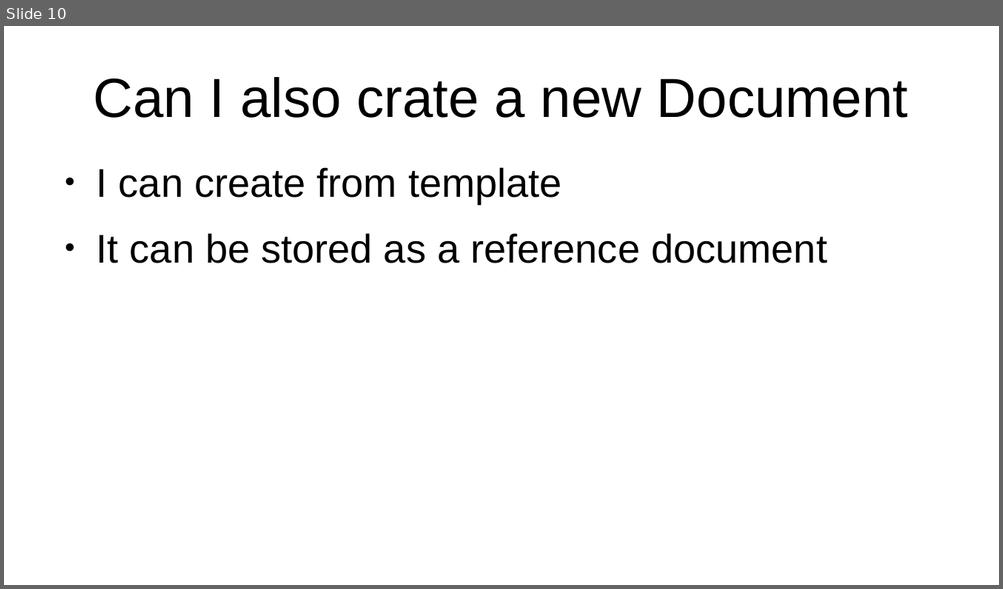
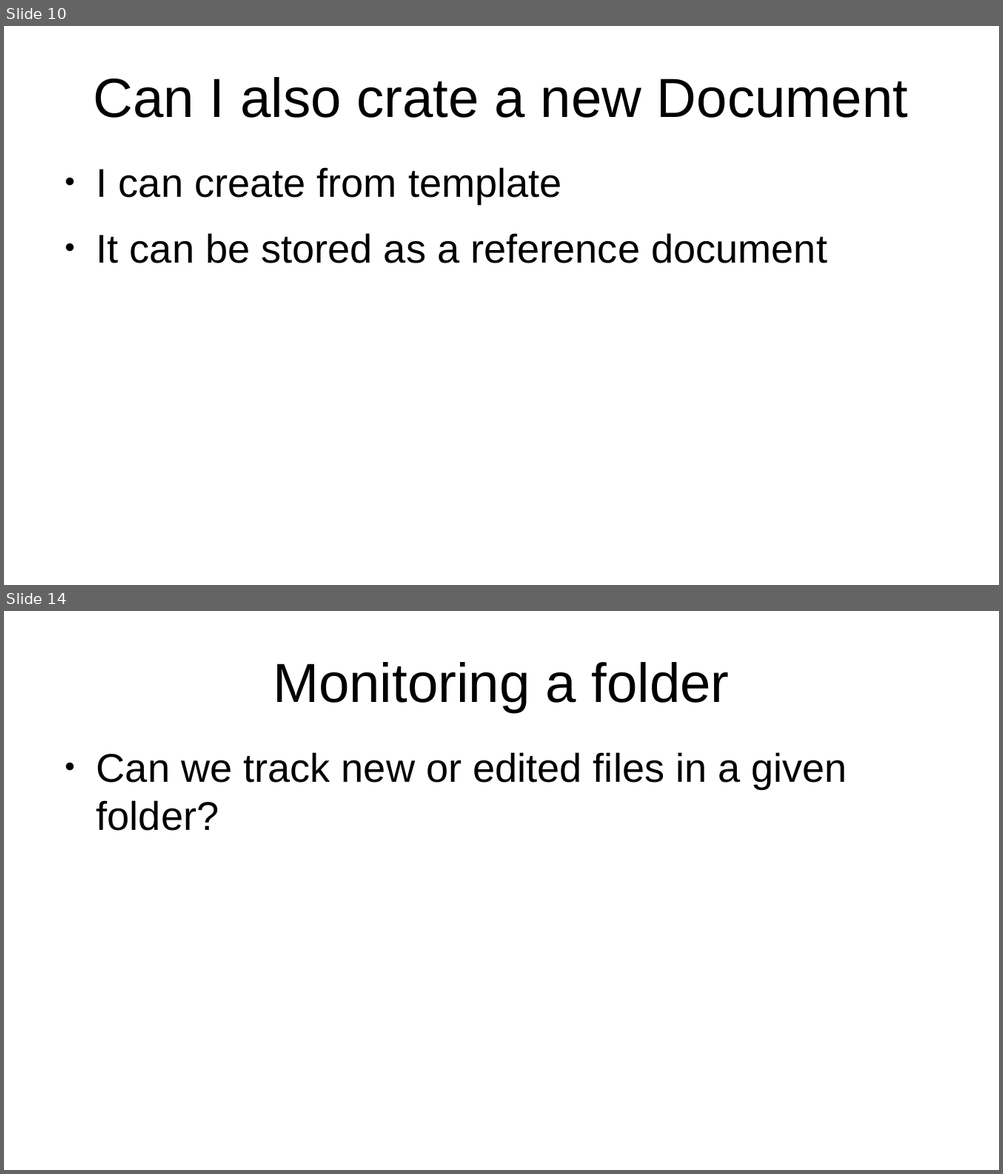
Before and after one commit to g-gualeni/QtWhiteBase, a slide deck: WhiteBase Doc/WhiteBase Stories.odp. Shown one above the other, each under a label of ours: slide 10 before the commit, slides 10 and 14 after it; the slides between them are not shown. The pictures are 1003x589 and 1003x1174 pixels, drawn with LibreOffice and Linux fonts; fonts in the diff are those of the drawing. Boxes give left, top, right and bottom in pixels: in the first picture for what was removed or moved away, otherwise in the second. Text is boxed around its words. In the diff, an @@ line names an element or a change of style, - is before the commit and + after.

```diff
--- a/WhiteBase Doc/WhiteBase Stories.odp
+++ b/WhiteBase Doc/WhiteBase Stories.odp
@@ slide 14 added at [4, 611, 999, 1170], background #FFFFFF @@
@@ title added at [273, 662, 728, 712], 44 pt, text #000000 @@
+Monitoring a folder
@@ text added at [96, 752, 848, 831], 32 pt, text #000000 @@
+● Can we track new or edited files in a given folder?
```
Also in this commit, not shown: 1 slide changed, 4 other slides added.
